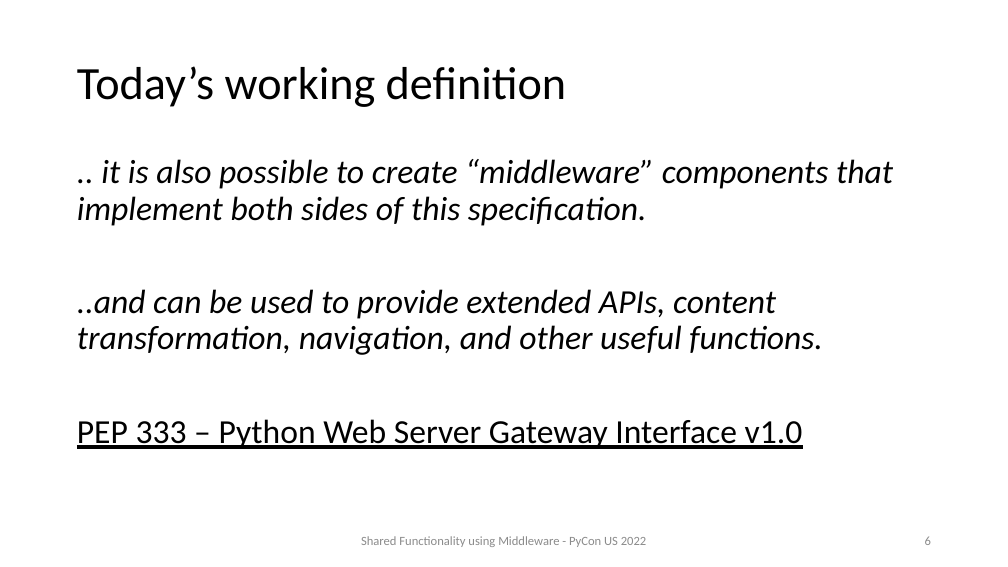
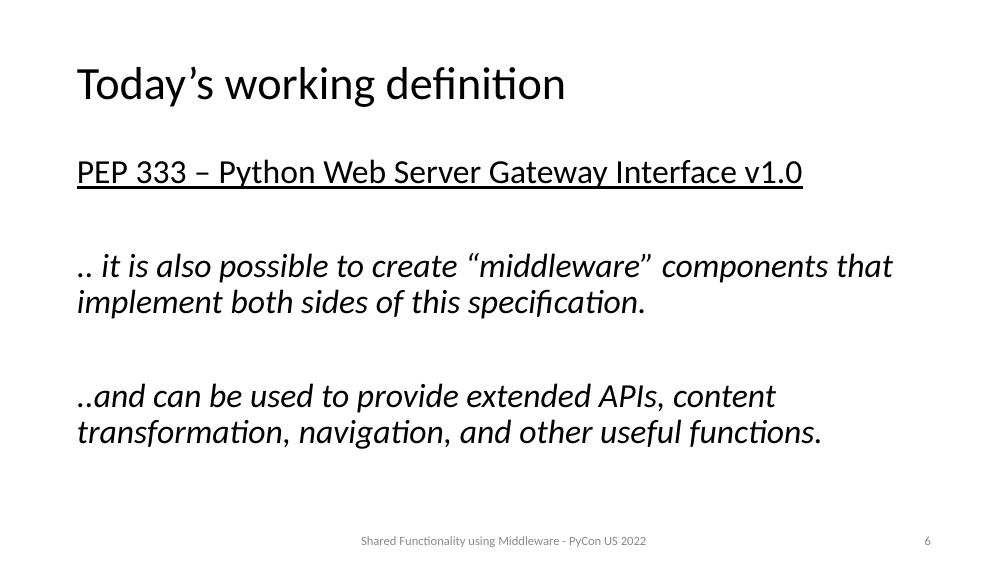
Before and after one commit to prod-python/pycon-us-2022, a slide deck: slide 6 of slides.pptx. Drawn at 1008x567 pixels with LibreOffice and Linux fonts; fonts in the diff are those of the drawing. Boxes give left, top, right and bottom in pixels: in the first picture for what was removed or moved away, otherwise in the second. Text is boxed around its words. In the diff, an @@ line names an element or a change of style, - is before the commit and + after.

```diff
--- a/slides.pptx
+++ b/slides.pptx
@@ text at bbox=[77, 159, 803, 189]: paragraph added @@
+PEP 333 – Python Web Server Gateway Interface v1.0
@@ text at bbox=[77, 419, 803, 449]: paragraph removed @@
-PEP 333 – Python Web Server Gateway Interface v1.0
```
Also in this commit, not shown: 3 other slides changed, 4 slides added, 1 other file.
